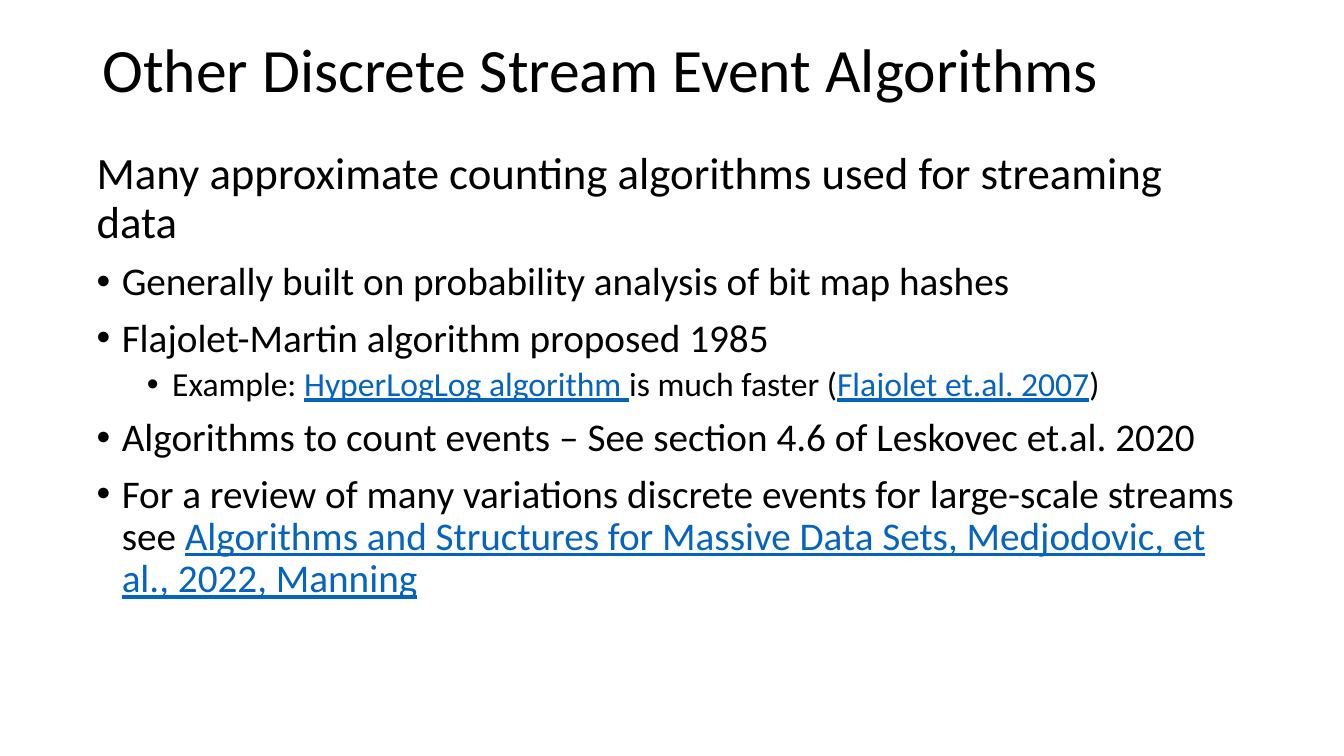
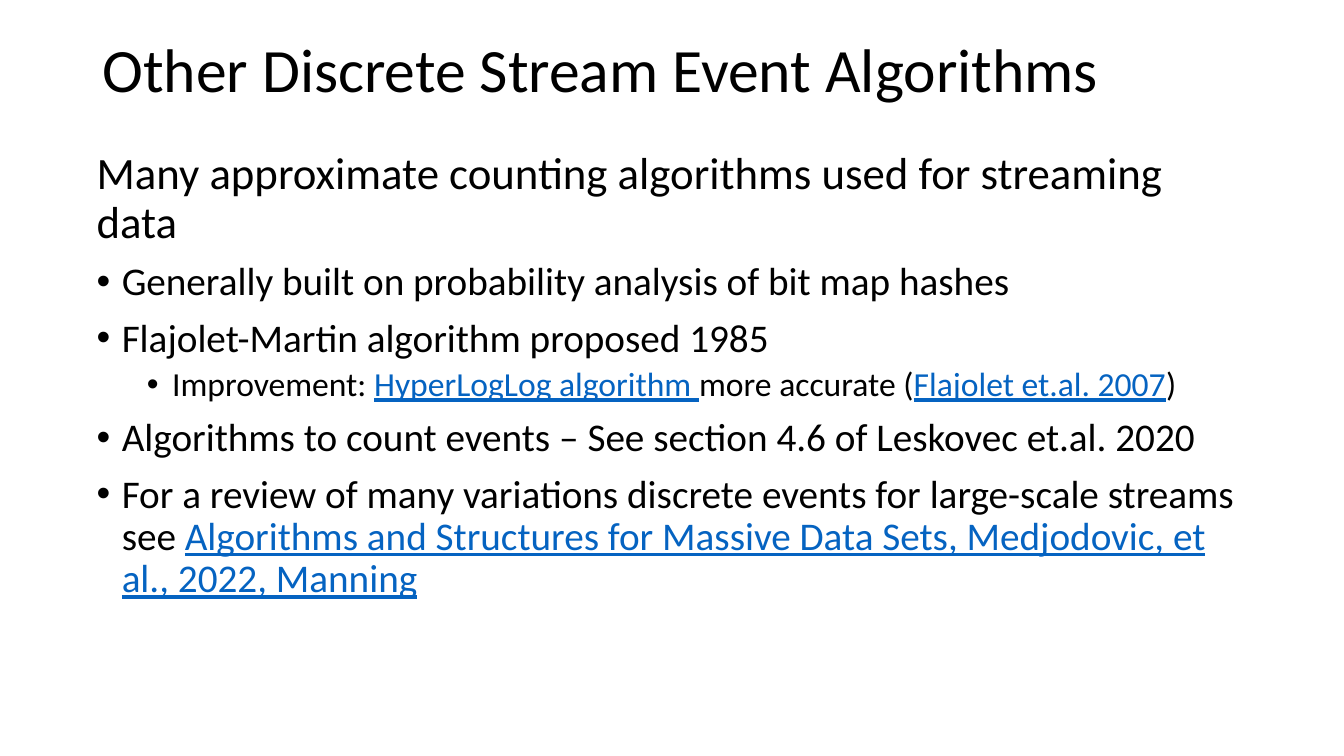
Before and after one commit to StephenElston/CSCI-E-108, a slide deck: slide 48 of slides/3_StreamingAnalytics.pptx (slide 49 before the commit). Drawn at 1344x756 pixels with LibreOffice and Linux fonts; fonts in the diff are those of the drawing. Boxes give left, top, right and bottom in pixels: in the first picture for what was removed or moved away, otherwise in the second. Text is boxed around its words. In the diff, an @@ line names an element or a change of style, - is before the commit and + after.

Commit message:
Corrected typo in equation

```diff
--- a/slides/3_StreamingAnalytics.pptx
+++ b/slides/3_StreamingAnalytics.pptx
@@ text at bbox=[172, 371, 1177, 402]: text changed @@
-  • Example: HyperLogLog algorithm is much faster (Flajolet et.al. 2007)
+  • Improvement: HyperLogLog algorithm more accurate (Flajolet et.al. 2007)
```
Also in this commit, not shown: 3 other slides changed.
